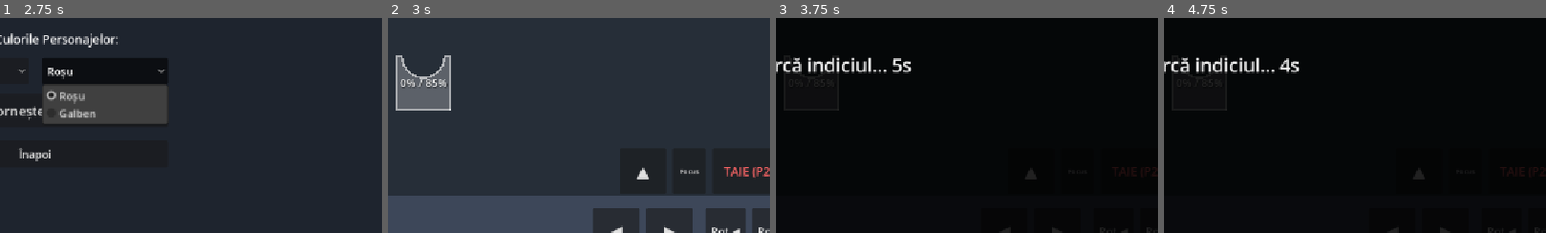
Above: before the commit, frames 1-4 (left to right).
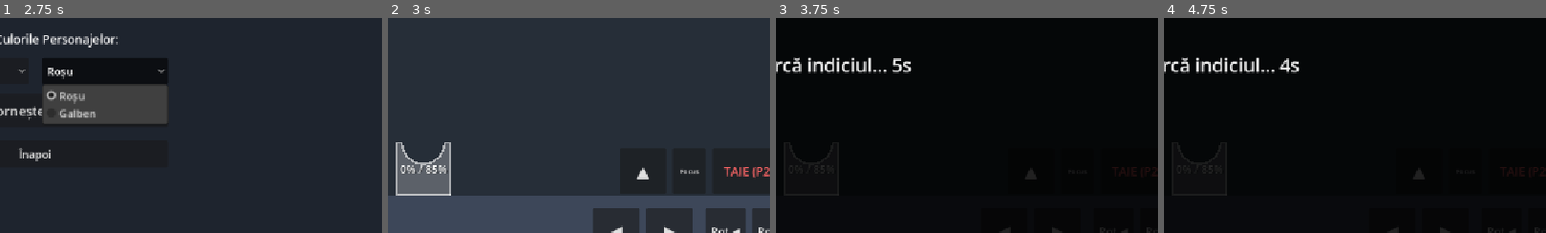
Above: after the commit, the same moments.

Repository: notfresh11/Snip-it-
Game: Godot game, scene res://src/ui/LobbyMenu.tscn
Same seed, same stepped clock (60 frames per second), same inputs: the game is played once before the commit and once after it.
Inputs:
- Up to frame 1 (2.75 s): click "Local Co-op (1 Ecran)" at 0.5 s; click "Albastru" at 1.25 s; click "Roșu" at 2 s
- Up to frame 2 (3 s): click "Pornește Jocul!" at 2.75 s
- Up to frame 3 (3.75 s): click "Hint (Ad)" at 3.5 s
- Up to frame 4 (4.75 s): click "Cumpără: Remove Ads ($1.99)" at 4.25 s
The pictures show only the part of the screen within x 45-95%, y 39-89%; the shares and areas given below are measured in that part.

Frame 1 is identical in both runs. In frame 2, 5.7% of the frame differs, in the area x 2-17%, y 17-83%; in frame 3, 0.1%; in frame 4, 0.1%.
Error in both runs: Invalid type in function 'connect' in base 'Signal'. Cannot convert argument 1 from Nil to Callable. (res://src/autoload/AdManager.gd:41)

Commit message:
Feature & Fix: Refactor Focus mode to Toggle with visual opacity effects, implement highly stable symmetric collision masks, and adjust Level 1 stencil position to rest on the ground.
Co-authored-by: notfresh11 <214822233+notfresh11@users.noreply.github.com>

Diff:
--- a/src/levels/Level1_Stencil.tscn
+++ b/src/levels/Level1_Stencil.tscn
@@ -28,7 +28,7 @@
 text = "Indicație: Decupați-vă reciproc pentru a umple perfect conturul timp de 3 secunde!"
 
 [node name="StencilShape" parent="." index="4" instance=ExtResource("2_stencil")]
-position = Vector2(576, 350)
+position = Vector2(576, 480)
 
 [node name="Polygon2D" parent="StencilShape" index="0"]
 polygon = PackedVector2Array(-40, -40, 40, -40, 40, 40, -40, 40)
--- a/src/players/BasePlayer.gd
+++ b/src/players/BasePlayer.gd
@@ -3,6 +3,7 @@
 
 @export var player_id: int = 1
 @export var shape_type: String = "Square"
+@export var is_focusing: bool = false
 
 # Proprietăți fizice de bază
 const SPEED = 250.0
@@ -88,6 +89,7 @@
 		config.add_property(NodePath(".:rotation"))
 		config.add_property(NodePath(".:scale"))
 		config.add_property(NodePath(".:velocity"))
+		config.add_property(NodePath(".:is_focusing"))
 		sync_node.replication_config = config
 
 func load_textures() -> void:
@@ -155,20 +157,37 @@
 	# Gestionare input
 	var prefix = "p1_" if player_id == 1 else "p2_"
 
-	# Gestionare Focus / Overlap Mode - Când ținem apăsat Focus (Shift), pierdem coliziunea cu celălalt jucător ca să îl putem suprapune și tăia
-	var is_focusing = Input.is_action_pressed(prefix + "focus")
+	# Gestionare Focus / Overlap Mode - Toggle (Apasă o dată pentru activare, din nou pentru dezactivare)
+	if Input.is_action_just_pressed(prefix + "focus"):
+		is_focusing = not is_focusing
+
+	# Aplicăm modul de coliziune în funcție de starea de Focus a oricăruia dintre jucători
+	var other = get_other_player()
+	var other_focusing = false
+	if other:
+		other_focusing = other.is_focusing
+	var any_focusing = is_focusing or other_focusing
+
 	if player_id == 1:
 		collision_layer = 2
-		if is_focusing:
-			collision_mask = 1 + 8 # Mediul (1) + Bile (8) - fără Player 2 (4)
+		if any_focusing:
+			collision_mask = 1 + 8 # Doar Mediul (1) + Bile (8) - fără Player 2 (4)
 		else:
 			collision_mask = 1 + 4 + 8 # Mediul (1) + Player 2 (4) + Bile (8)
 	else:
 		collision_layer = 4
-		if is_focusing:
-			collision_mask = 1 + 8 # Mediul (1) + Bile (8) - fără Player 1 (2)
+		if any_focusing:
+			collision_mask = 1 + 8 # Doar Mediul (1) + Bile (8) - fără Player 1 (2)
 		else:
 			collision_mask = 1 + 2 + 8 # Mediul (1) + Player 1 (2) + Bile (8)
+
+	# Feedback Vizual pentru Modul Focus: reducem transparența corpului și a feței pentru a arăta că este intangibil (fantomă)
+	if is_focusing:
+		polygon_2d.modulate.a = 0.65
+		face_sprite.modulate.a = 0.65
+	else:
+		polygon_2d.modulate.a = 1.0
+		face_sprite.modulate.a = 1.0
 
 	# Mișcare stânga/dreapta
 	var direction = Input.get_axis(prefix + "left", prefix + "right")
